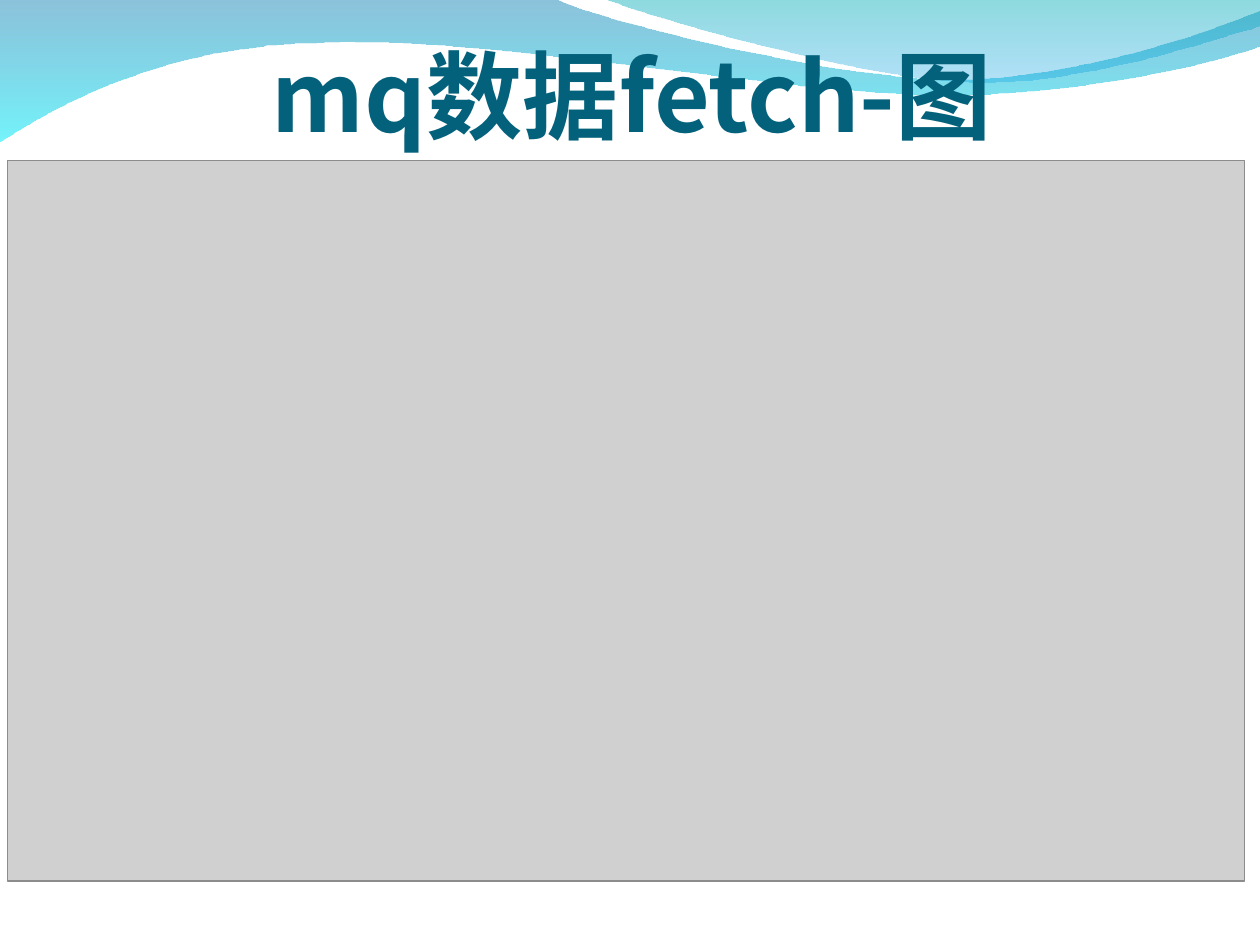
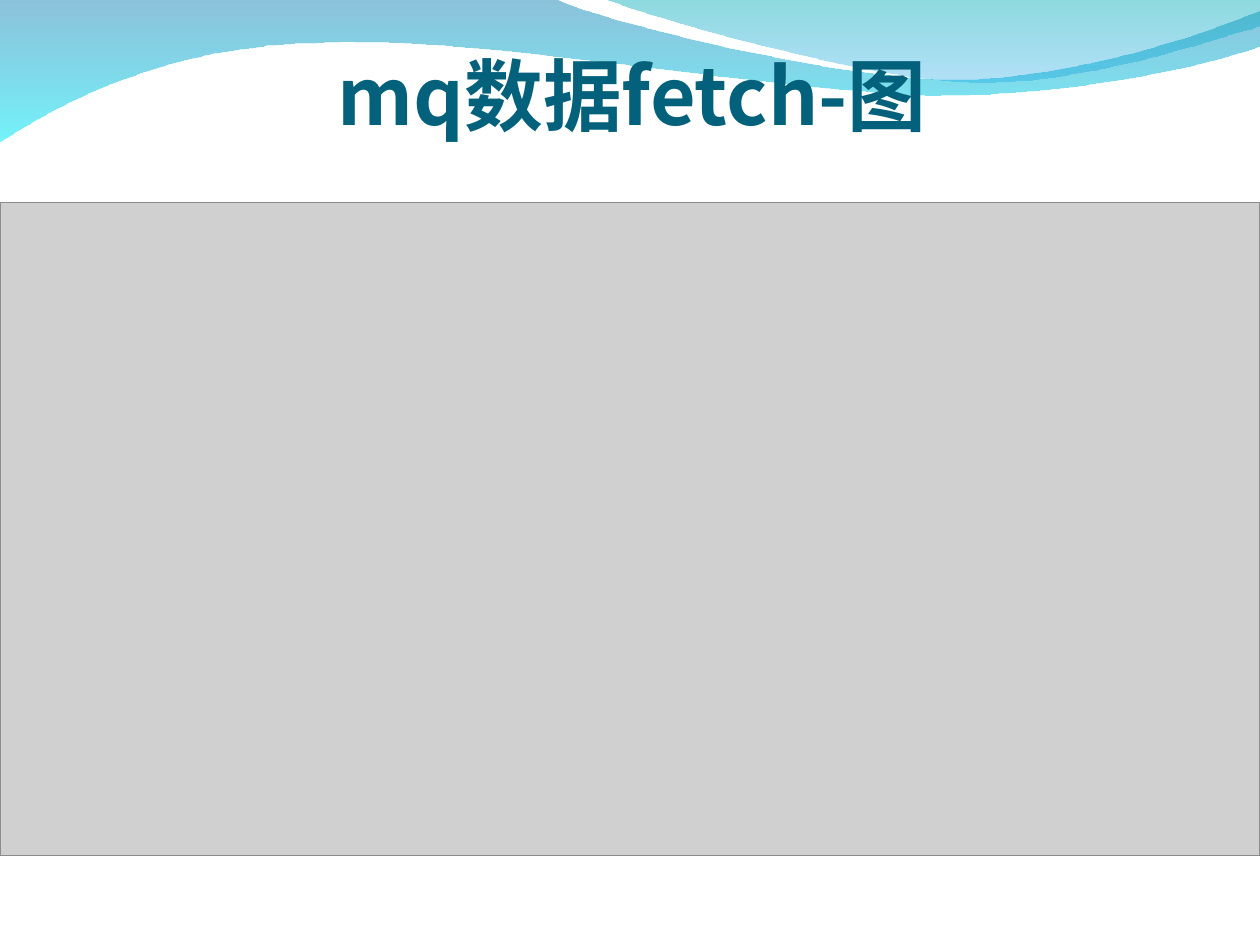
Before and after one commit to zxf1864/cwinux-mq, a slide deck: slide 28 of mq/doc/introduce.ppt (slide 26 before the commit). Drawn at 1260x945 pixels with LibreOffice and Linux fonts; fonts in the diff are those of the drawing; grey boxes stand for pictures; background and template pictures are left out. Boxes give left, top, right and bottom in pixels: in the first picture for what was removed or moved away, otherwise in the second. Text is boxed around its words. In the diff, an @@ line names an element or a change of style, - is before the commit and + after.

```diff
--- a/mq/doc/introduce.ppt
+++ b/mq/doc/introduce.ppt
@@ text "mq数据fetch-图" at (x1=338, y1=46, x2=927, y2=142): size 44 to 36 pt, font Noto Sans CJK SC to Noto Sans CJK JP @@
@@ picture resized from (x1=8, y1=161, x2=1244, y2=880) to (x1=0, y1=202, x2=1260, y2=855) @@
```
Also in this commit, not shown: 4 other slides changed, 4 slides added, 2 slides removed.
